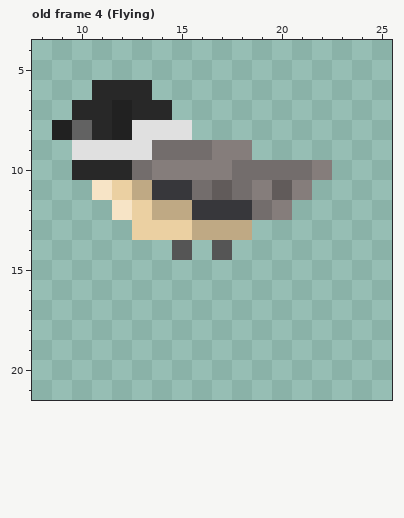
One commit to this pixel-art file: Assets/Graphics/Characters/Birds/Chickadee.aseprite. Above, as it was before the edit.
32x32 pixels, 11 frames. Colours within 5 levels of each other are drawn and written as one. Shown: old frame 4 (Flying): x 8..25, y 4..21. The commit also changed other frames, which this record leaves out.
The same view after the edit:
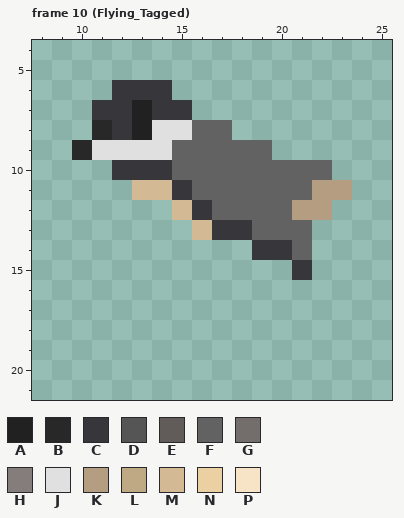
Palette (. is transparent): A #212121  B #282828  C #37373b  D #555555  E #615b5a  F #626262  G #736d6c  H #857d7b  J #e0e0e0  K #b59d82  L #bfa984  M #d3ba95  N #ebd0a2  P #f7e4c6
A new or re-ordered frame is compared with the old frame closest to it.
Changes in this commit:
layer "Layer 3" now shown
layer "Layer 1" removed
frames re-ordered
Changed rows in their new state; - is an unchanged pixel.
Frame 10 (Flying_Tagged) against old frame 4 (Flying):
first column x 9:
 6 --.CCC---------
 7 -.CCACC--------
 8 ..-CA--FF------
 9 -B---JFFFFF----
10 -..CCCFFFFFFFF-
11 --..MM-FFFFFFKK
12 ---...M-FFFFKK-
13 ----...MCCFFF--
14 ------.-.-CCF--
15 ------------C--
Boxes around the changes in both pictures, in picture pixels (x1, y1, x2, y2):
changed: (52, 80, 352, 280)
